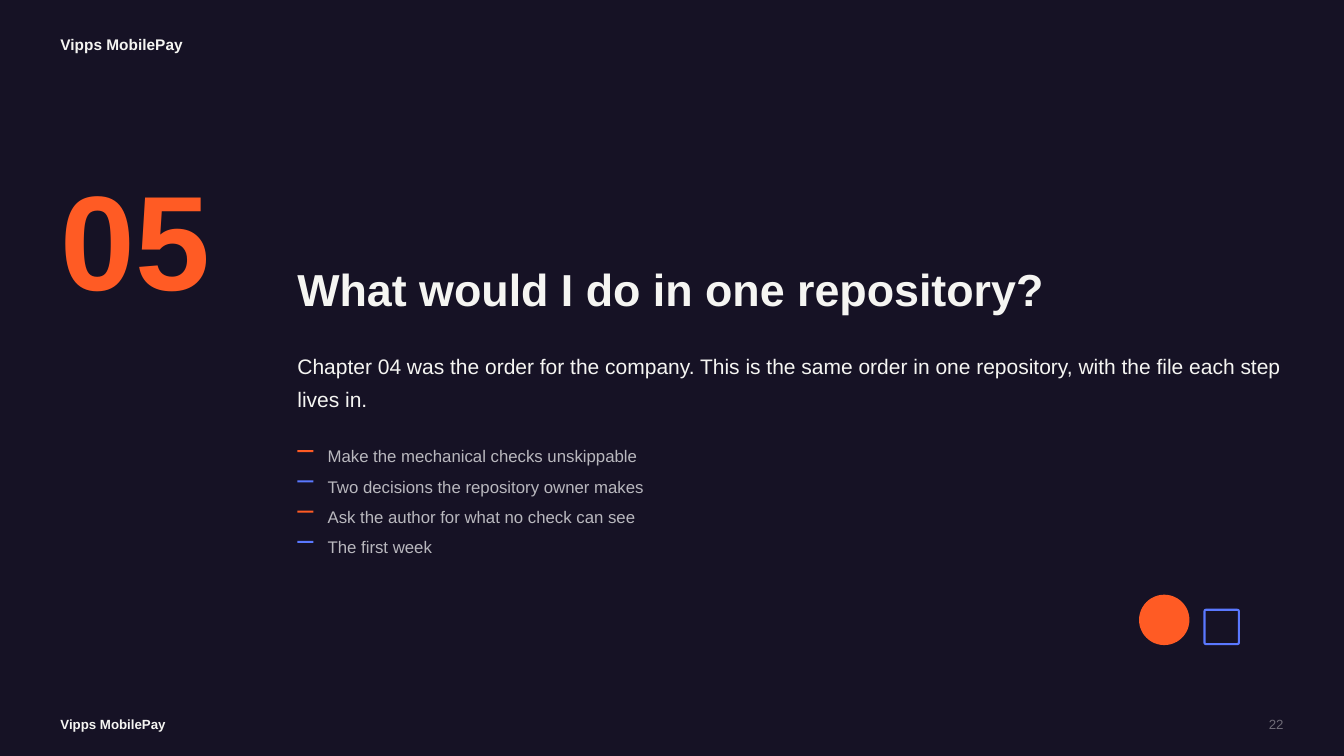
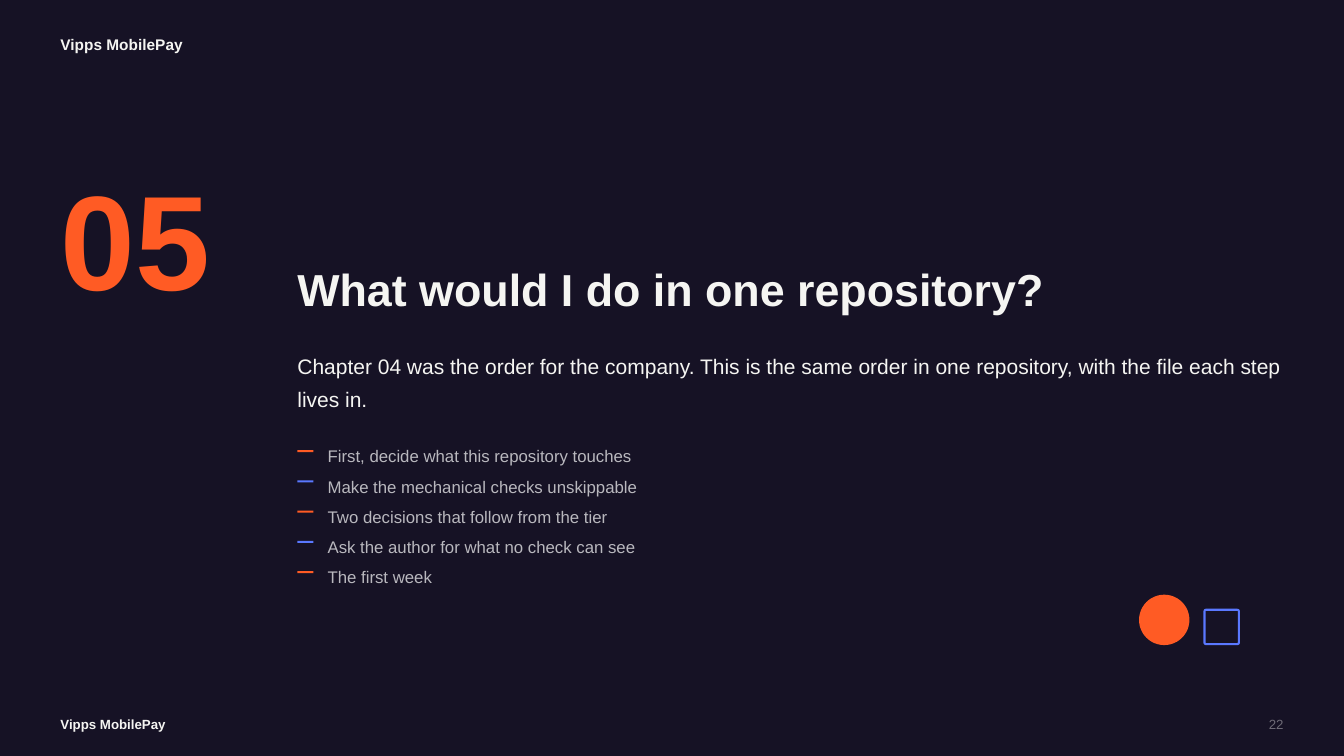
Before and after one commit to svenmalvik/buildtounderstand.org, a slide deck: slide 22 of presentations/what-is-the-second-pair-of-eyes-for-vippsmobilepay.pptx. Drawn at 1344x756 pixels with LibreOffice and Linux fonts; fonts in the diff are those of the drawing. Boxes give left, top, right and bottom in pixels: in the first picture for what was removed or moved away, otherwise in the second. Text is boxed around its words. In the diff, an @@ line names an element or a change of style, - is before the commit and + after.

```diff
--- a/presentations/what-is-the-second-pair-of-eyes-for-vippsmobilepay.pptx
+++ b/presentations/what-is-the-second-pair-of-eyes-for-vippsmobilepay.pptx
@@ text added at bbox=[328, 450, 632, 466], 12 pt, text #B9B8BE @@
+First, decide what this repository touches
@@ text at bbox=[328, 511, 607, 523]: text changed @@
-Two decisions the repository owner makes
+Two decisions that follow from the tier
@@ 3 texts: place and size @@
-3 texts at bbox=[328, 450, 637, 553]
+3 texts at bbox=[328, 481, 637, 583]
@@ rectangle added at bbox=[297, 572, 314, 574], fill #FF5B24 @@
```
Also in this commit, not shown: 11 other slides changed, 1 slide added, 4 other files.
